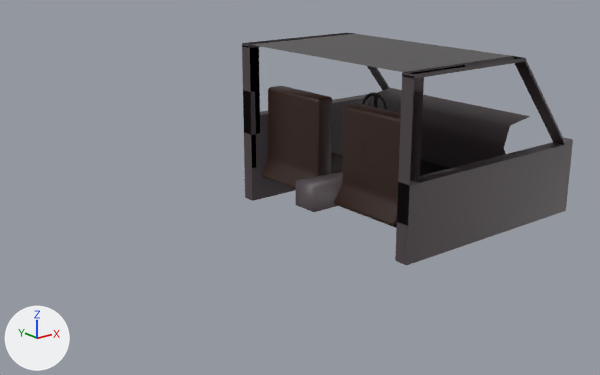
An edit to the FBX model SourceAssets/Vehicles/ElpWhip/ElpWhip_Mesh.fbx, drawn before and after from the same camera.
Rendered twice from a 50 mm camera at (-17.3, -20.1, 8.09) aimed at (-1.16, 0.08, 0.02). Every picture has the same lights, and +X, +Y and +Z are marked at lower left. The older version comes first.

The older version as bpy lines, for what is in view:
```python
me_cube = bpy.data.meshes.new('Cube')
me_cube.from_pydata(...)  # 1474 vertices, 1459 faces; spans x -1.0..7.55, y -4.13..4.21, z -1.89..4.2
me_cube.materials.append(mat_material)  # picture img_elpwhip_albedo_png
ob_cube = bpy.data.objects.new('Cube', me_cube)
ob_cube.location = (0.0, 0.0, 0.0)
```
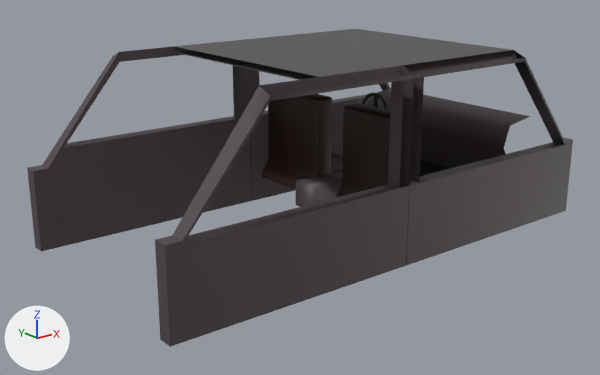
Location of each change, (x1, y1, x2, y2) in pixels of the pictures (600 x 375 px; the box of a moved part takes in the faces that stretch with it):
'Cube', reshaped (65% wider, 37% taller)
    before: (242, 33, 573, 265)
    after: (27, 29, 573, 347)
part 1 of me_cube, added
    after: (27, 46, 252, 251)
part 2 of me_cube, added
    after: (155, 66, 414, 347)
part 3 of me_cube, moved or reshaped
    before: (242, 33, 524, 185)
    after: (174, 29, 525, 185)

The change, as a diff of the scene's bpy script:
```diff
--- a/SourceAssets/Vehicles/ElpWhip/ElpWhip_Mesh.fbx.py
+++ b/SourceAssets/Vehicles/ElpWhip/ElpWhip_Mesh.fbx.py
@@ me_cube @@
 # used by ob_cube; location = (0.0, 0.0, 0.0)
-me_cube.from_pydata(...)  # 1474 vertices, 1459 faces; spans x -1.0..7.55, y -4.13..4.21, z -1.89..4.2
+me_cube.from_pydata(...)  # 1552 vertices, 1522 faces; spans x -8.52..7.55, y -4.13..4.21, z -1.89..4.39
+# me_cube part 1: a new loose piece of 36 vertices spanning x -8.52..-0.49, y 3.74..4.21, z -1.52..4.39, in mat_material (picture img_elpwhip_albedo_png)
+# me_cube part 2: a new loose piece of 32 vertices spanning x -8.52..-0.49, y -4.13..-3.67, z -1.52..4.39, in mat_material (picture img_elpwhip_albedo_png)
+# me_cube part 3
+# 16 faces are deleted
+# 4 vertices are added at (-3.5, 3.74, 4.39), (-3.5, -3.67, 4.39), (-3.5, 3.74, 4.2), (-3.5, -3.67, 4.2)
+# 6 new vertices lie (0.0, 0.0, 0.31) away from vertices in x -0.48..4.48, y -3.67..3.74, z 4.08
+# 19 new faces join them
 me_cube.materials.append(mat_material)
```
